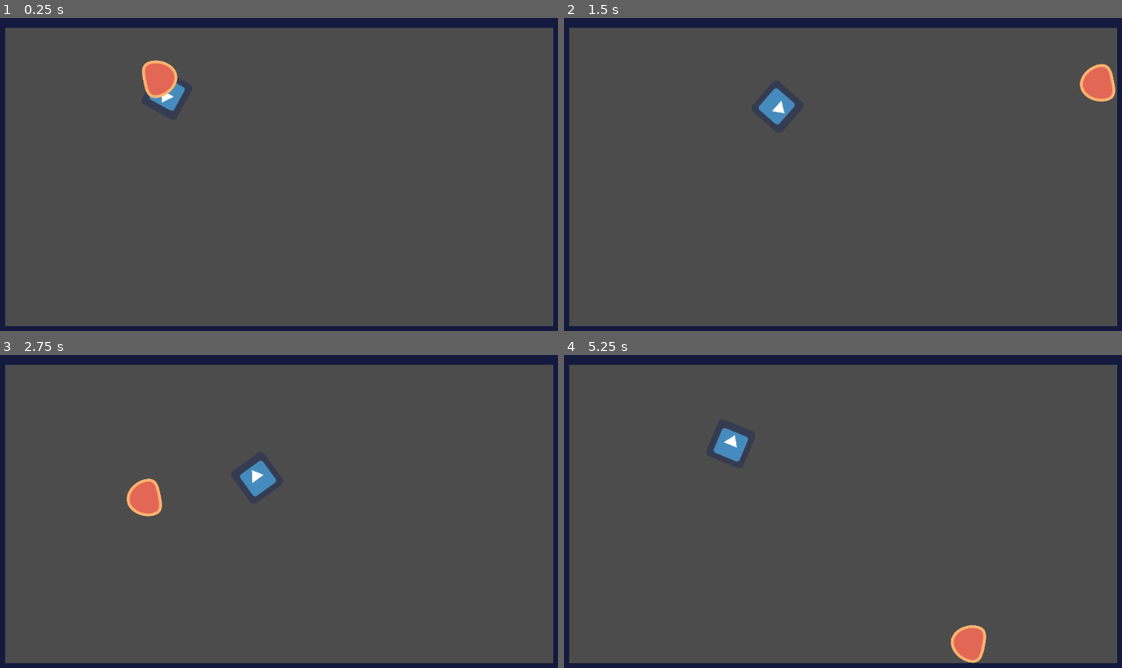
Above: before the commit, frames 1-4 (two rows, left to right).
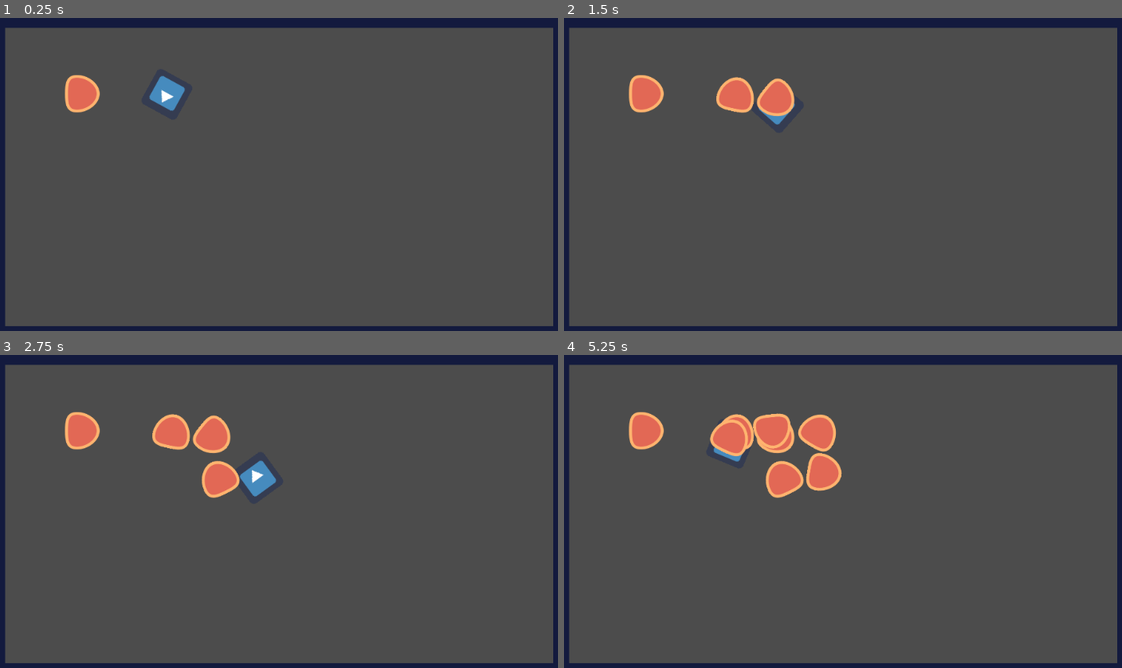
Above: after the commit, the same moments.

Repository: yenyao/GodotJam
Game: Godot game, scene res://src/Levels/FirstScene.tscn
Same seed, same stepped clock (60 frames per second), same inputs: the game is played once before the commit and once after it. The engine's default icon, where the game draws it, is replaced by a stand-in: a white triangle on a blue panel in a dark square.
Inputs (mouse positions are in pixels of both pictures, inside the frame that each line leads up to):
- Up to frame 1 (0.25 s): no input
- Up to frame 2 (1.5 s): move the mouse to (976, 146) at 0.52 s; hold D (move_right) 0.53-1.28 s; click (976, 146) at 0.6 s; move the mouse to (709, 183) at 1.27 s; hold S (move_down) from 1.28 s (still down); click (709, 183) at 1.35 s
- Up to frame 3 (2.75 s): move the mouse to (340, 420) at 2.02 s; release S (move_down) at 2.03 s; hold D (move_right) from 2.03 s (still down); click (340, 420) at 2.1 s
- Up to frame 4 (5.25 s): move the mouse to (803, 577) at 2.77 s; release D (move_right) at 2.78 s; hold W (move_up) 2.78-3.53 s; click (803, 577) at 2.85 s; move the mouse to (1027, 558) at 3.52 s; hold A (move_left) 3.53-5.03 s; click (1027, 558) at 3.6 s; move the mouse to (647, 445) at 4.27 s; click (647, 445) at 4.35 s; move the mouse to (870, 502) at 5.02 s; hold S (move_down) from 5.03 s (still down); click (870, 502) at 5.1 s

The runs differ from the first frame. In frame 1, 1.2% of the frame differs, in the area x 11-32%, y 13-31%; in frame 2, 2.5%; in frame 3, 3.1%; in frame 4, 4.6%, in the area x 11-76%, y 18-99%.

Commit message:
Player shoots bullets

Diff:
--- a/project.godot
+++ b/project.godot
@@ -41,6 +41,11 @@
 "events": [ Object(InputEventKey,"resource_local_to_scene":false,"resource_name":"","device":0,"alt":false,"shift":false,"control":false,"meta":false,"command":false,"pressed":false,"scancode":83,"unicode":0,"echo":false,"script":null)
  ]
 }
+shoot={
+"deadzone": 0.5,
+"events": [ Object(InputEventMouseButton,"resource_local_to_scene":false,"resource_name":"","device":0,"alt":false,"shift":false,"control":false,"meta":false,"command":false,"button_mask":0,"position":Vector2( 0, 0 ),"global_position":Vector2( 0, 0 ),"factor":1.0,"button_index":1,"pressed":false,"doubleclick":false,"script":null)
+ ]
+}
 
 [layer_names]
 
--- /dev/null
+++ b/src/Levels/FirstScene.gd
@@ -0,0 +1,10 @@
+extends Node2D
+
+
+
+func _on_Player_shoot(Bullet, direction, location):
+	var bullet = Bullet.instance()
+	add_child(bullet)
+	bullet.rotation = direction
+	bullet.position = location
+	bullet.velocity = bullet.velocity.rotated(direction)
--- a/src/Levels/FirstScene.tscn
+++ b/src/Levels/FirstScene.tscn
@@ -1,12 +1,14 @@
-[gd_scene load_steps=4 format=2]
+[gd_scene load_steps=5 format=2]
 
 [ext_resource path="res://src/actors/player.tscn" type="PackedScene" id=1]
 [ext_resource path="res://Assets/tileset.tres" type="TileSet" id=2]
 [ext_resource path="res://src/actors/Bullet.tscn" type="PackedScene" id=3]
+[ext_resource path="res://src/Levels/FirstScene.gd" type="Script" id=4]
 
 [node name="Node2D" type="Node2D"]
+script = ExtResource( 4 )
 
-[node name="KinematicBody2D" parent="." instance=ExtResource( 1 )]
+[node name="Player" parent="." instance=ExtResource( 1 )]
 position = Vector2( 339.69, 187.043 )
 
 [node name="TileMap" type="TileMap" parent="."]
@@ -19,3 +21,4 @@
 
 [node name="Bullet" parent="." instance=ExtResource( 3 )]
 position = Vector2( 204, 186 )
+[connection signal="shoot" from="Player" to="." method="_on_Player_shoot"]
--- a/src/actors/Bullet.gd
+++ b/src/actors/Bullet.gd
@@ -1,6 +1,7 @@
 extends KinematicBody2D
 
-var velocity = Vector2(500,-100)
+var velocity = Vector2(0, 0)
+
 
 func _ready():
 	rotation =  get_angle(velocity)
--- a/src/actors/player.gd
+++ b/src/actors/player.gd
@@ -1,9 +1,11 @@
 extends KinematicBody2D
+
+signal shoot(bullet, rotation, location)
 
 export var speed = 100
 var velocity = Vector2(0,0)
 var direction = Vector2(0,0)
-
+const Bullet = preload("res://src/actors/Bullet.tscn")
 
 func _physics_process(_delta):
 	velocity = move_player()
@@ -11,6 +13,7 @@
 func _process(_delta):
 	# Player faces mouse cursor
 	look_at(get_global_mouse_position())
+	shoot()
 
 
 # Moves player in 4 directions
@@ -20,5 +23,18 @@
 	velocity = speed * direction.normalized()
 	return move_and_slide(velocity)
 
+func shoot():
+	if Input.is_action_just_pressed("shoot"):
+		emit_signal("shoot", Bullet, rotation, position)
+
+
 func _on_Area2D_body_entered(body):
 	print(body.name)
+
+
+func _on_Player_shoot(Bullet, direction, location):
+	var bullet = Bullet.instance()
+	add_child(bullet)
+	bullet.rotation = direction
+	bullet.position = location
+	bullet.velocity = bullet.velocity.rotated(direction)
